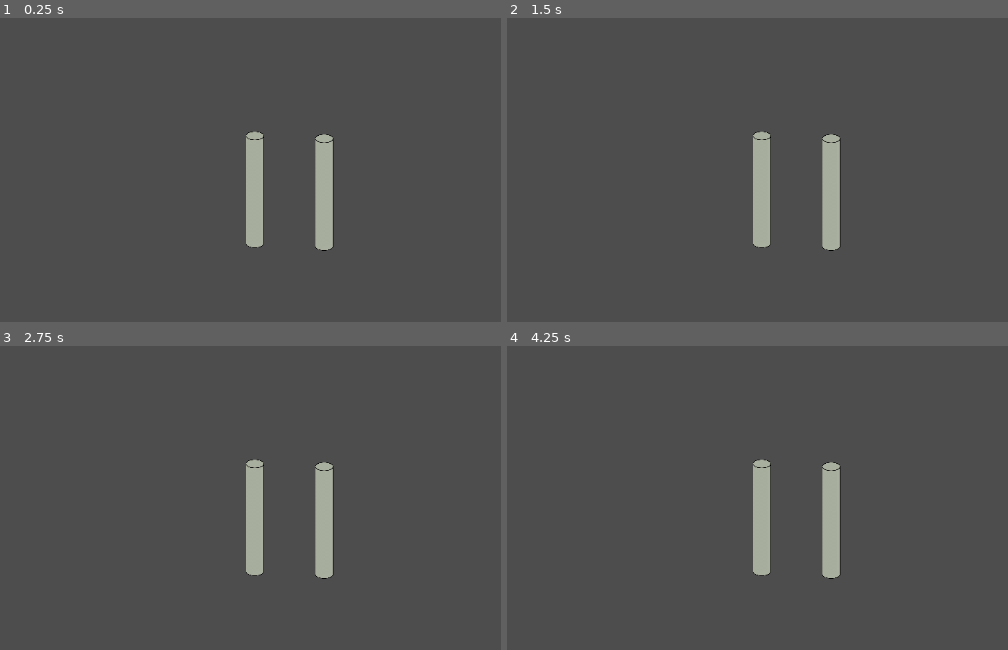
Above: before the commit, frames 1-4 (two rows, left to right).
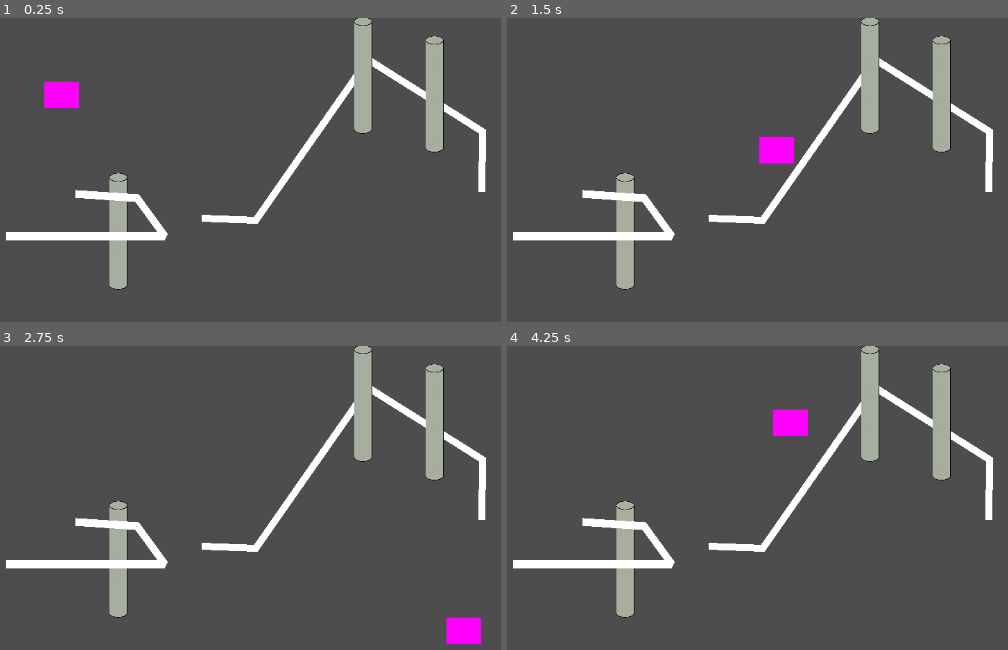
Above: after the commit, the same moments.

Repository: Flodurs/Godotwildjam63
Game: Godot game, scene res://szenen/level/Level.tscn
Two runs of this game, one before a commit and one after it. Both use one fixed random seed, a clock stepped at 60 frames per second and the inputs below.
Inputs:
- Up to frame 1 (0.25 s): no input
- Up to frame 2 (1.5 s): tap Enter at 0.5 s; hold D (mRight, bound only after the commit) 0.53-1.28 s; hold S (mDown, bound only after the commit) from 1.28 s (still down)
- Up to frame 3 (2.75 s): release S (mDown, bound only after the commit) at 2.03 s; hold D (mRight, bound only after the commit) from 2.03 s (still down)
- Up to frame 4 (4.25 s): release D (mRight, bound only after the commit) at 2.78 s; hold W (mUp, bound only after the commit) 2.78-3.53 s; hold A (mLeft, bound only after the commit) from 3.53 s (still down)

The runs differ from the first frame. In frame 1, 11% of the frame differs, in the area x 1-98%, y 0-90%; in frame 2, 10%; in frame 3, 11%, in the area x 1-98%, y 0-99%; in frame 4, 11%.

Commit message:
Added Katze

Diff:
--- a/project.godot
+++ b/project.godot
@@ -14,3 +14,26 @@
 run/main_scene="res://szenen/level/Level.tscn"
 config/features=PackedStringArray("4.1", "Forward Plus")
 config/icon="res://icon.svg"
+
+[input]
+
+mUp={
+"deadzone": 0.5,
+"events": [Object(InputEventKey,"resource_local_to_scene":false,"resource_name":"","device":0,"window_id":0,"alt_pressed":false,"shift_pressed":false,"ctrl_pressed":false,"meta_pressed":false,"pressed":false,"keycode":0,"physical_keycode":87,"key_label":0,"unicode":0,"echo":false,"script":null)
+]
+}
+mDown={
+"deadzone": 0.5,
+"events": [Object(InputEventKey,"resource_local_to_scene":false,"resource_name":"","device":-1,"window_id":0,"alt_pressed":false,"shift_pressed":false,"ctrl_pressed":false,"meta_pressed":false,"pressed":false,"keycode":0,"physical_keycode":83,"key_label":0,"unicode":115,"echo":false,"script":null)
+]
+}
+mLeft={
+"deadzone": 0.5,
+"events": [Object(InputEventKey,"resource_local_to_scene":false,"resource_name":"","device":-1,"window_id":0,"alt_pressed":false,"shift_pressed":false,"ctrl_pressed":false,"meta_pressed":false,"pressed":false,"keycode":0,"physical_keycode":65,"key_label":0,"unicode":97,"echo":false,"script":null)
+]
+}
+mRight={
+"deadzone": 0.5,
+"events": [Object(InputEventKey,"resource_local_to_scene":false,"resource_name":"","device":-1,"window_id":0,"alt_pressed":false,"shift_pressed":false,"ctrl_pressed":false,"meta_pressed":false,"pressed":false,"keycode":0,"physical_keycode":68,"key_label":0,"unicode":100,"echo":false,"script":null)
+]
+}
--- /dev/null
+++ b/szenen/entitys/katze.gd
@@ -0,0 +1,22 @@
+extends Area2D
+@export var speed = 400
+
+# Called when the node enters the scene tree for the first time.
+func _ready():
+	pass # Replace with function body.
+
+
+# Called every frame. 'delta' is the elapsed time since the previous frame.
+func _process(delta):
+	var velocity = Vector2.ZERO
+	if Input.is_action_pressed("mRight"):
+		velocity.x += 1
+	if Input.is_action_pressed("mLeft"):
+		velocity.x -= 1
+	if Input.is_action_pressed("mDown"):
+		velocity.y += 1
+	if Input.is_action_pressed("mUp"):
+		velocity.y -= 1
+
+	velocity = velocity.normalized() * speed
+	position += velocity * delta
--- /dev/null
+++ b/szenen/entitys/katze.tscn
@@ -0,0 +1,25 @@
+[gd_scene load_steps=5 format=3 uid="uid://ceheqoktc83rp"]
+
+[ext_resource type="Script" path="res://szenen/entitys/katze.gd" id="1_s5uc3"]
+
+[sub_resource type="SpriteFrames" id="SpriteFrames_tydj4"]
+
+[sub_resource type="RectangleShape2D" id="RectangleShape2D_ghjkr"]
+size = Vector2(68, 48)
+
+[sub_resource type="PlaceholderTexture2D" id="PlaceholderTexture2D_mn52i"]
+
+[node name="Katze" type="Area2D"]
+script = ExtResource("1_s5uc3")
+
+[node name="AnimatedSprite2D" type="AnimatedSprite2D" parent="."]
+sprite_frames = SubResource("SpriteFrames_tydj4")
+
+[node name="CollisionShape2D" type="CollisionShape2D" parent="."]
+position = Vector2(-2, -1)
+shape = SubResource("RectangleShape2D_ghjkr")
+
+[node name="Sprite2D" type="Sprite2D" parent="."]
+position = Vector2(-2, -7.62939e-06)
+scale = Vector2(49.75, 37.25)
+texture = SubResource("PlaceholderTexture2D_mn52i")
--- a/szenen/level/Level.tscn
+++ b/szenen/level/Level.tscn
@@ -1,12 +1,29 @@
-[gd_scene load_steps=2 format=3 uid="uid://ct8c5s7tamylk"]
+[gd_scene load_steps=3 format=3 uid="uid://ct8c5s7tamylk"]
 
+[ext_resource type="PackedScene" uid="uid://ceheqoktc83rp" path="res://szenen/entitys/katze.tscn" id="1_6sbvf"]
 [ext_resource type="PackedScene" uid="uid://d0sprmhk4yyal" path="res://szenen/objekte/Pillar.tscn" id="1_caku8"]
 
 [node name="Level" type="Node2D"]
 y_sort_enabled = true
 
+[node name="Katze" parent="." instance=ExtResource("1_6sbvf")]
+position = Vector2(147, 111)
+
 [node name="Pillar" parent="." instance=ExtResource("1_caku8")]
-position = Vector2(424, 326)
+position = Vector2(227, 386)
 
 [node name="Pillar2" parent="." instance=ExtResource("1_caku8")]
-position = Vector2(524, 330)
+position = Vector2(580, 161)
+
+[node name="Pillar3" parent="." instance=ExtResource("1_caku8")]
+position = Vector2(683, 188)
+
+[node name="Line2D" type="Line2D" parent="."]
+y_sort_enabled = true
+points = PackedVector2Array(347, 289, 425, 292, 587, 60, 752, 164, 751, 251)
+
+[node name="Line2D2" type="Line2D" parent="."]
+y_sort_enabled = true
+position = Vector2(65, 315)
+scale = Vector2(1.02778, 1.12698)
+points = PackedVector2Array(0, 0, 222.811, -3.05176e-05, 183.892, -48.8028, 140.045, -51.4986, 97.2973, -54.1268)
